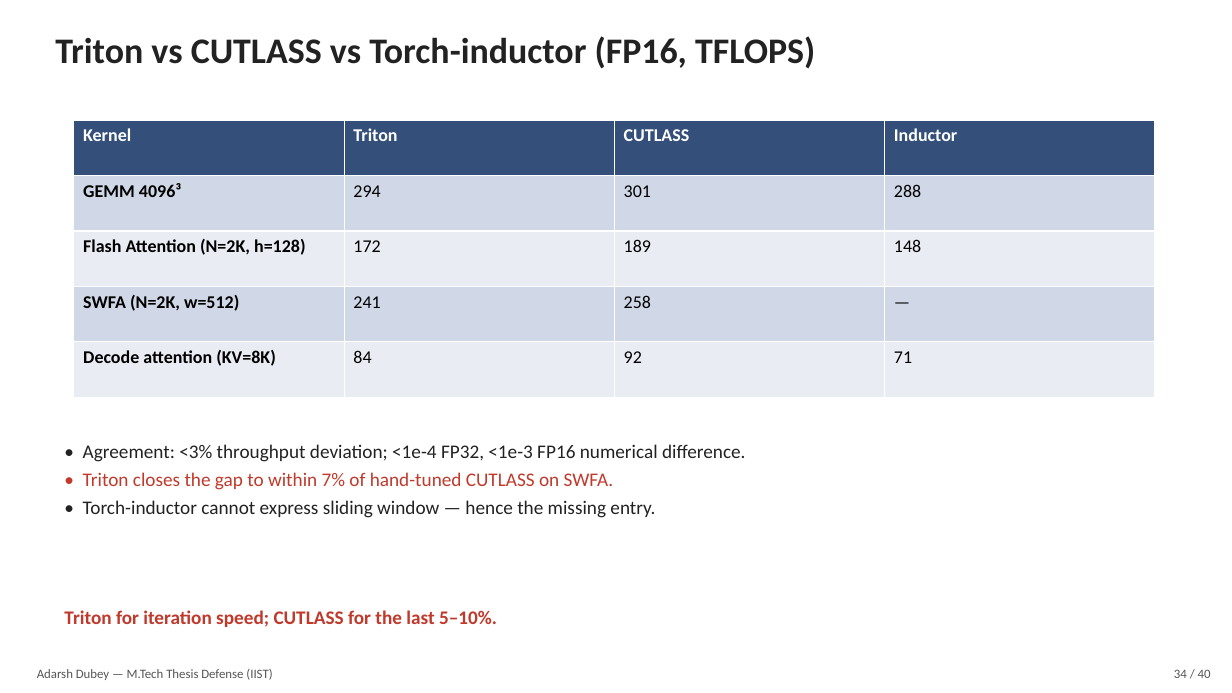
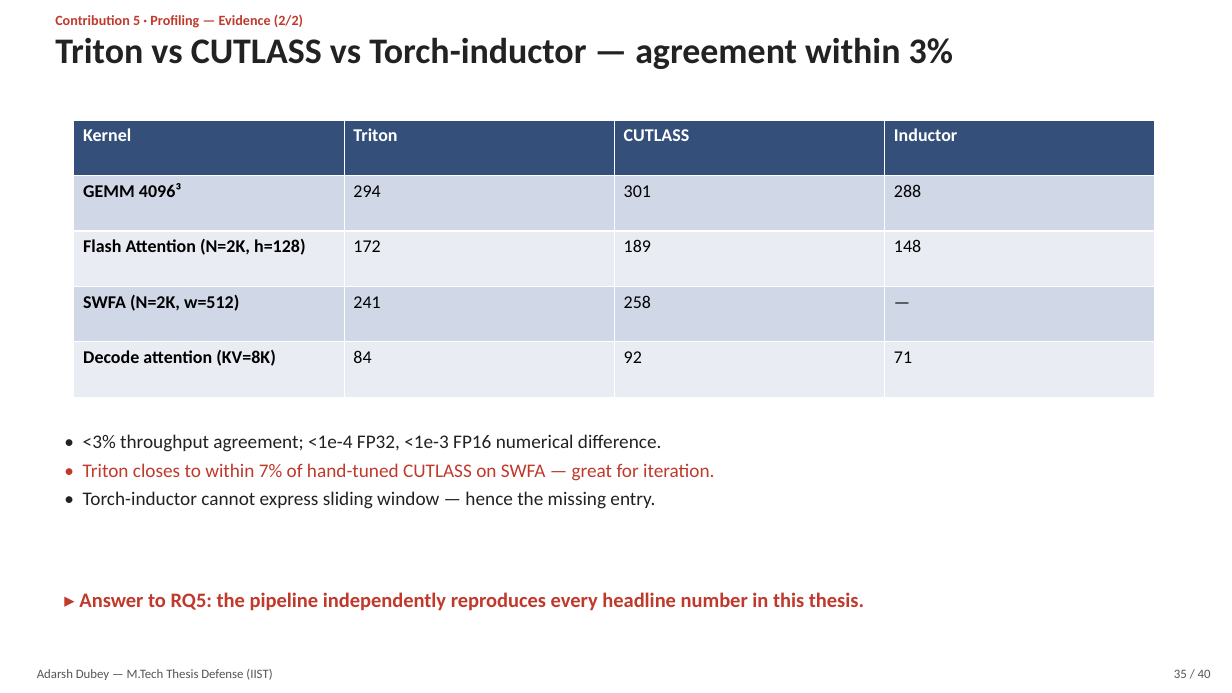
Before and after one commit to adubey-ai/mtech-thesis, a slide deck: slide 35 of thesis_defense.pptx (slide 34 before the commit). Drawn at 1232x693 pixels with LibreOffice and Linux fonts; fonts in the diff are those of the drawing. Boxes give left, top, right and bottom in pixels: in the first picture for what was removed or moved away, otherwise in the second. Text is boxed around its words. In the diff, an @@ line names an element or a change of style, - is before the commit and + after.

```diff
--- a/thesis_defense.pptx
+++ b/thesis_defense.pptx
@@ text added at bbox=[55, 14, 303, 28], 11 pt, text #C0392B, bold @@
+Contribution 5 · Profiling — Evidence (2/2)
@@ text at bbox=[55, 37, 953, 69]: text changed @@
-Triton vs CUTLASS vs Torch-inductor (FP16, TFLOPS)
+Triton vs CUTLASS vs Torch-inductor — agreement within 3%
@@ text "• <3% throughput agreement; <1e-4 ...": place and size @@
-text "• <3% throughput agreement; <1e-4 ..." at bbox=[83, 444, 745, 518]
+text "• <3% throughput agreement; <1e-4 ..." at bbox=[83, 434, 714, 509]
@@ text at bbox=[83, 434, 714, 481]: text changed; text colour #222222 to #C0392B @@
-• Agreement: <3% throughput deviation; <1e-4 FP32, <1e-3 FP16 numerical difference.
-• Triton closes the gap to within 7% of hand-tuned CUTLASS on SWFA.
+• <3% throughput agreement; <1e-4 FP32, <1e-3 FP16 numerical difference.
+• Triton closes to within 7% of hand-tuned CUTLASS on SWFA — great for iteration.
@@ text added at bbox=[79, 592, 864, 611], 16 pt, text #C0392B, bold @@
+▸ Answer to RQ5: the pipeline independently reproduces every headline number in this thesis.
@@ text removed at bbox=[64, 610, 497, 627] @@
-Triton for iteration speed; CUTLASS for the last 5–10%.
@@ text at bbox=[1174, 669, 1211, 678]: text changed @@
-34 / 40
+35 / 40
```
Also in this commit, not shown: 30 other slides changed, 9 slides added, 9 slides removed, 1 other file.
